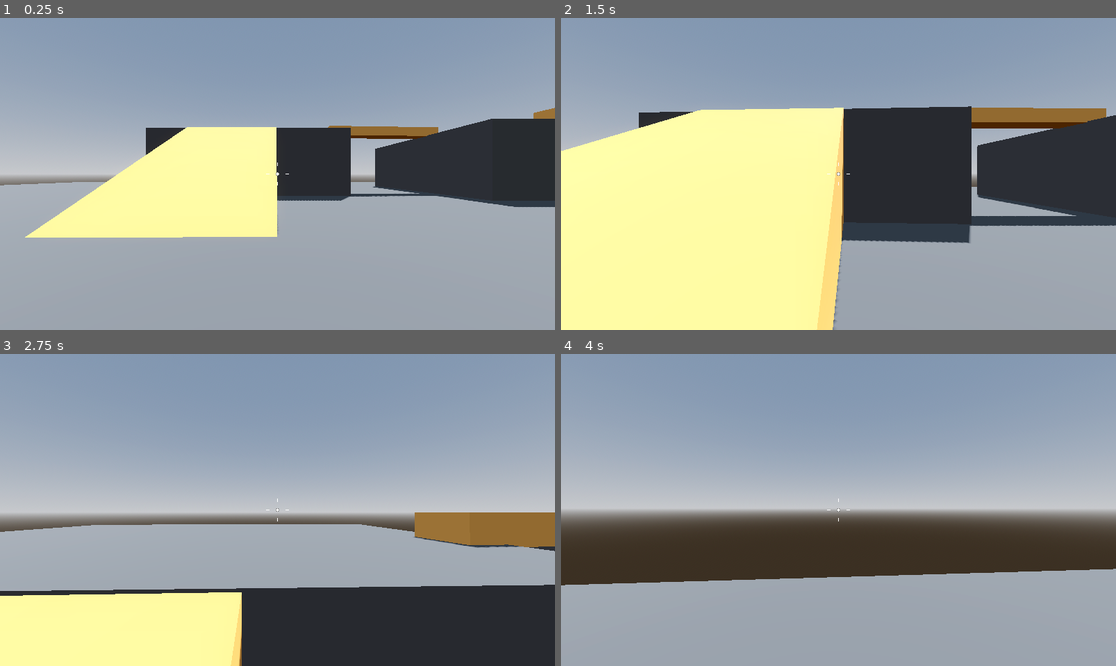
Above: before the commit, frames 1-4 (two rows, left to right).
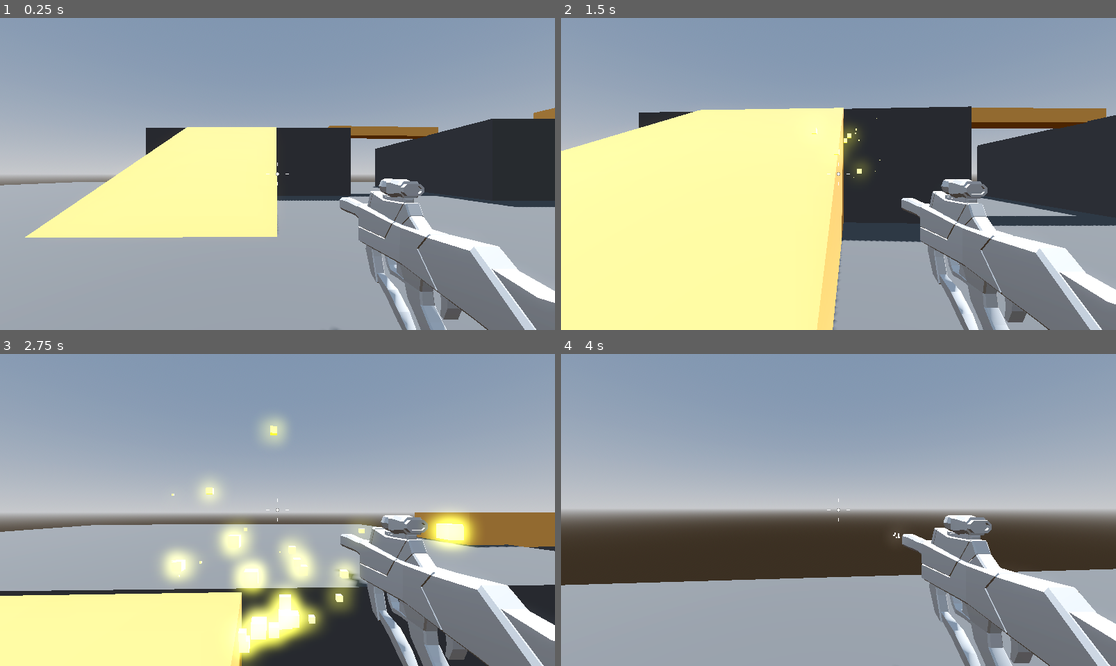
Above: after the commit, the same moments.

Repository: CommanderTempest/Robo-Rampage
Game: Godot game, scene res://Levels/sandbox.tscn
The game is run twice, just before and just after one commit, with the same random seed, the same clock (stepped at 60 frames per second) and the same inputs.
Inputs (mouse positions are in pixels of both pictures, inside the frame that each line leads up to):
- Up to frame 1 (0.25 s): no input
- Up to frame 2 (1.5 s): tap Enter at 0.5 s; move the mouse to (866, 174) at 0.52 s; press the mouse at (866, 174) at 0.53 s; hold W (move_forward) from 0.53 s (still down); tap Space (jump) at 0.77 s; move the mouse to (810, 174) at 1.27 s; release the mouse at (810, 174) at 1.28 s; click (810, 174) at 1.35 s
- Up to frame 3 (2.75 s): keep holding W (move_forward); tap Space (jump) at 1.52 s; move the mouse to (288, 503) at 2.02 s; press the mouse at (288, 503) at 2.03 s
- Up to frame 4 (4 s): keep holding W (move_forward); move the mouse to (832, 516) at 2.77 s; release the mouse at (832, 516) at 2.78 s; click (832, 516) at 2.85 s; tap Space (jump) at 3.02, 3.77 s; move the mouse to (877, 513) at 3.52 s; press the mouse at (877, 513) at 3.53 s

The runs differ from the first frame. In frame 1, 9.4% of the frame differs, in the area x 60-100%, y 51-100%; in frame 2, 10%; in frame 3, 18%, in the area x 28-100%, y 20-100%; in frame 4, 9.9%.

Commit message:
Recoil and Particles
+Added gun model
+Added recoil
+Added simple health/damage system
+Added muzzle flash to gun
+Added sparks

Diff:
--- a/Enemy/enemy.gd
+++ b/Enemy/enemy.gd
@@ -1,5 +1,5 @@
 extends CharacterBody3D
-
+class_name Enemy
 
 const SPEED = 5.0
 const JUMP_VELOCITY = 4.5
@@ -10,11 +10,19 @@
 @onready var navigation_agent_3d = $NavigationAgent3D
 @onready var animation_player = $AnimationPlayer
 
+@export var max_hitpoints := 100
 @export var attack_range := 1.5
+@export var enemy_damage := 20
 
 var player
 var provoked := false
 var aggro_range := 12.0
+var hitpoints: int = max_hitpoints:
+	set(value):
+		hitpoints = value
+		if hitpoints <= 0:
+			queue_free()
+		provoked = true
 
 func _ready() -> void:
 	player = get_tree().get_first_node_in_group("player")
@@ -35,8 +43,6 @@
 
 	if (distance < aggro_range):
 		provoked = true
-	else:
-		provoked = false
 
 	if provoked:
 		if distance <= attack_range:
@@ -60,3 +66,4 @@
 
 func attack() -> void:
 	print("Enemy Attack!")
+	player.hitpoints -= enemy_damage
--- a/Player/player.gd
+++ b/Player/player.gd
@@ -5,10 +5,16 @@
 
 @export var jump_height: float = 1.0
 @export var fall_multiplier: float = 2.0
+@export var max_hitpoints := 100
 
 # Get the gravity from the project settings to be synced with RigidBody nodes.
 var gravity = ProjectSettings.get_setting("physics/3d/default_gravity")
 var mouse_motion := Vector2.ZERO
+var hitpoints: int = max_hitpoints:
+	set(value):
+		hitpoints = value
+		if hitpoints <= 0:
+			get_tree().quit()
 
 @onready var camera_pivot = $CameraPivot
 
--- a/Player/player.tscn
+++ b/Player/player.tscn
@@ -1,7 +1,8 @@
-[gd_scene load_steps=6 format=3 uid="uid://dr4t02eyl4xrn"]
+[gd_scene load_steps=7 format=3 uid="uid://dr4t02eyl4xrn"]
 
 [ext_resource type="Script" path="res://Player/player.gd" id="1_3p1pw"]
 [ext_resource type="Script" path="res://Player/SmoothCamera.gd" id="2_fjfph"]
+[ext_resource type="PackedScene" uid="uid://33hvk4mkmbq2" path="res://Weapons/SMG.tscn" id="3_e77ao"]
 [ext_resource type="Script" path="res://Player/Crosshair.gd" id="3_ghk8c"]
 
 [sub_resource type="CapsuleMesh" id="CapsuleMesh_23a4x"]
@@ -24,6 +25,8 @@
 top_level = true
 script = ExtResource("2_fjfph")
 
+[node name="SMG" parent="CameraPivot/SmoothCamera" instance=ExtResource("3_e77ao")]
+
 [node name="CenterContainer" type="CenterContainer" parent="."]
 anchors_preset = 15
 anchor_right = 1.0
--- /dev/null
+++ b/Weapons/SMG.tscn
@@ -0,0 +1,47 @@
+[gd_scene load_steps=8 format=3 uid="uid://33hvk4mkmbq2"]
+
+[ext_resource type="PackedScene" uid="uid://c0gu7wki48lt7" path="res://Weapons/hitscan_weapon.tscn" id="1_wtn16"]
+[ext_resource type="PackedScene" uid="uid://dy1ilcdjiia6u" path="res://Weapons/SMG.glb" id="2_ql2dl"]
+
+[sub_resource type="StandardMaterial3D" id="StandardMaterial3D_o174v"]
+emission_enabled = true
+emission = Color(1, 1, 1, 1)
+emission_energy_multiplier = 3.0
+
+[sub_resource type="Curve" id="Curve_uy5lw"]
+_data = [Vector2(0, 1), 0.0, 0.0, 0, 0, Vector2(0.954545, 0), 0.0, 0.0, 0, 0]
+point_count = 2
+
+[sub_resource type="CurveTexture" id="CurveTexture_b8qrc"]
+curve = SubResource("Curve_uy5lw")
+
+[sub_resource type="ParticleProcessMaterial" id="ParticleProcessMaterial_6ak13"]
+direction = Vector3(0, 0, -1)
+spread = 5.0
+gravity = Vector3(0, 0, 0)
+initial_velocity_min = 6.0
+initial_velocity_max = 8.0
+scale_curve = SubResource("CurveTexture_b8qrc")
+
+[sub_resource type="BoxMesh" id="BoxMesh_g0v0j"]
+size = Vector3(0.1, 0.1, 0.1)
+
+[node name="SMG" node_paths=PackedStringArray("weapon_mesh", "muzzle_flash") instance=ExtResource("1_wtn16")]
+weapon_mesh = NodePath("SMG")
+muzzle_flash = NodePath("MuzzleFlash")
+
+[node name="SMG" parent="." index="1" instance=ExtResource("2_ql2dl")]
+transform = Transform3D(1, 0, 0, 0, 1, 0, 0, 0, 1, 0.7, -0.35, -1)
+
+[node name="MuzzleFlash" type="GPUParticles3D" parent="." index="3"]
+transform = Transform3D(1, 0, 0, 0, 1, 0, 0, 0, 1, 0.7, -0.3, -2.1)
+material_override = SubResource("StandardMaterial3D_o174v")
+cast_shadow = 0
+emitting = false
+lifetime = 0.07
+one_shot = true
+explosiveness = 1.0
+fixed_fps = 60
+local_coords = true
+process_material = SubResource("ParticleProcessMaterial_6ak13")
+draw_pass_1 = SubResource("BoxMesh_g0v0j")
--- /dev/null
+++ b/Weapons/hitscan_weapon.gd
@@ -0,0 +1,38 @@
+extends Node3D
+
+@onready var cooldown_timer = $CooldownTimer
+@onready var weapon_position: Vector3 = weapon_mesh.position
+@onready var ray_cast_3d = $RayCast3D
+
+@export var fire_rate := 14.0
+@export var recoil := 0.05
+@export var weapon_mesh: Node3D
+@export var weapon_damage := 15
+@export var muzzle_flash: GPUParticles3D
+@export var sparks: PackedScene
+
+# Called when the node enters the scene tree for the first time.
+func _ready():
+	pass # Replace with function body.
+
+
+# Called every frame. 'delta' is the elapsed time since the previous frame.
+func _process(delta):
+	if Input.is_action_pressed("fire"):
+		if cooldown_timer.is_stopped():
+			shoot()
+
+	weapon_mesh.position = weapon_mesh.position.lerp(weapon_position, delta * 10.0)
+
+func shoot() -> void:
+	muzzle_flash.restart()
+	cooldown_timer.start(1.0 / fire_rate)
+	var collider = ray_cast_3d.get_collider()
+	printt("Weapon fired!", collider)
+	weapon_mesh.position.z += recoil
+
+	if collider is Enemy:
+		collider.hitpoints -= weapon_damage
+	var spark = sparks.instantiate()
+	add_child(spark)
+	spark.global_position = ray_cast_3d.get_collision_point()
--- /dev/null
+++ b/Weapons/hitscan_weapon.tscn
@@ -0,0 +1,14 @@
+[gd_scene load_steps=3 format=3 uid="uid://c0gu7wki48lt7"]
+
+[ext_resource type="Script" path="res://Weapons/hitscan_weapon.gd" id="1_3obwg"]
+[ext_resource type="PackedScene" uid="uid://cwuwpub8xs7xl" path="res://Weapons/sparks.tscn" id="2_e8xtf"]
+
+[node name="HitscanWeapon" type="Node3D"]
+script = ExtResource("1_3obwg")
+sparks = ExtResource("2_e8xtf")
+
+[node name="CooldownTimer" type="Timer" parent="."]
+one_shot = true
+
+[node name="RayCast3D" type="RayCast3D" parent="."]
+target_position = Vector3(0, 0, -100)
--- /dev/null
+++ b/Weapons/sparks.tscn
@@ -0,0 +1,91 @@
+[gd_scene load_steps=9 format=3 uid="uid://cwuwpub8xs7xl"]
+
+[sub_resource type="StandardMaterial3D" id="StandardMaterial3D_g4s7y"]
+emission_enabled = true
+emission = Color(1, 1, 0, 1)
+emission_energy_multiplier = 3.0
+
+[sub_resource type="Curve" id="Curve_abcoe"]
+_data = [Vector2(0, 1), 0.0, 0.0, 0, 0, Vector2(1, 0), 0.0, 0.0, 0, 0]
+point_count = 2
+
+[sub_resource type="CurveTexture" id="CurveTexture_weqi3"]
+curve = SubResource("Curve_abcoe")
+
+[sub_resource type="ParticleProcessMaterial" id="ParticleProcessMaterial_xn02b"]
+spread = 180.0
+gravity = Vector3(0, 0, 0)
+initial_velocity_min = 1.0
+initial_velocity_max = 5.0
+scale_min = 0.5
+scale_curve = SubResource("CurveTexture_weqi3")
+
+[sub_resource type="BoxMesh" id="BoxMesh_0tpro"]
+size = Vector3(0.1, 0.1, 0.1)
+
+[sub_resource type="Animation" id="Animation_jboup"]
+resource_name = "spark"
+tracks/0/type = "value"
+tracks/0/imported = false
+tracks/0/enabled = true
+tracks/0/path = NodePath(".:emitting")
+tracks/0/interp = 1
+tracks/0/loop_wrap = true
+tracks/0/keys = {
+"times": PackedFloat32Array(0),
+"transitions": PackedFloat32Array(1),
+"update": 1,
+"values": [true]
+}
+tracks/1/type = "method"
+tracks/1/imported = false
+tracks/1/enabled = true
+tracks/1/path = NodePath(".")
+tracks/1/interp = 1
+tracks/1/loop_wrap = true
+tracks/1/keys = {
+"times": PackedFloat32Array(1),
+"transitions": PackedFloat32Array(1),
+"values": [{
+"args": [],
+"method": &"queue_free"
+}]
+}
+
+[sub_resource type="Animation" id="Animation_0h1ho"]
+length = 0.001
+tracks/0/type = "value"
+tracks/0/imported = false
+tracks/0/enabled = true
+tracks/0/path = NodePath(".:emitting")
+tracks/0/interp = 1
+tracks/0/loop_wrap = true
+tracks/0/keys = {
+"times": PackedFloat32Array(0),
+"transitions": PackedFloat32Array(1),
+"update": 1,
+"values": [false]
+}
+
+[sub_resource type="AnimationLibrary" id="AnimationLibrary_p6gnh"]
+_data = {
+"RESET": SubResource("Animation_0h1ho"),
+"spark": SubResource("Animation_jboup")
+}
+
+[node name="Sparks" type="GPUParticles3D"]
+top_level = true
+material_override = SubResource("StandardMaterial3D_g4s7y")
+cast_shadow = 0
+emitting = false
+lifetime = 0.5
+one_shot = true
+explosiveness = 1.0
+process_material = SubResource("ParticleProcessMaterial_xn02b")
+draw_pass_1 = SubResource("BoxMesh_0tpro")
+
+[node name="AnimationPlayer" type="AnimationPlayer" parent="."]
+autoplay = "spark"
+libraries = {
+"": SubResource("AnimationLibrary_p6gnh")
+}
--- a/project.godot
+++ b/project.godot
@@ -42,3 +42,8 @@
 "events": [Object(InputEventKey,"resource_local_to_scene":false,"resource_name":"","device":-1,"window_id":0,"alt_pressed":false,"shift_pressed":false,"ctrl_pressed":false,"meta_pressed":false,"pressed":false,"keycode":0,"physical_keycode":83,"key_label":0,"unicode":115,"echo":false,"script":null)
 ]
 }
+fire={
+"deadzone": 0.5,
+"events": [Object(InputEventMouseButton,"resource_local_to_scene":false,"resource_name":"","device":-1,"window_id":0,"alt_pressed":false,"shift_pressed":false,"ctrl_pressed":false,"meta_pressed":false,"button_mask":1,"position":Vector2(118, 19),"global_position":Vector2(122, 62),"factor":1.0,"button_index":1,"canceled":false,"pressed":true,"double_click":false,"script":null)
+]
+}
Not shown: 1 places in Levels/sandbox.tscn that only renumber resources
Binary file added: Weapons/SMG.glb
Not shown, added: Weapons/SMG.glb.import
Not shown, added: Weapons/SMG_Palette-Colour.png.import
